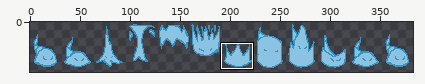
Two states of a sprite sheet, Assets/Assets/SlimeCharacter/BazStuffCharacterAbsorbLeft.png. Above: a wide view before the commit, with the close-up outlined.
Close-up. Earlier state:
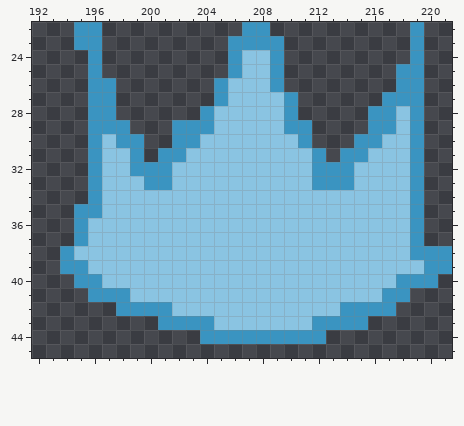
The file is 384x64 pixels. Shown: x 192..221, y 22..45. The wide view leaves out empty margins. The commit also changed other parts of the picture, which this record leaves out.
After the commit:
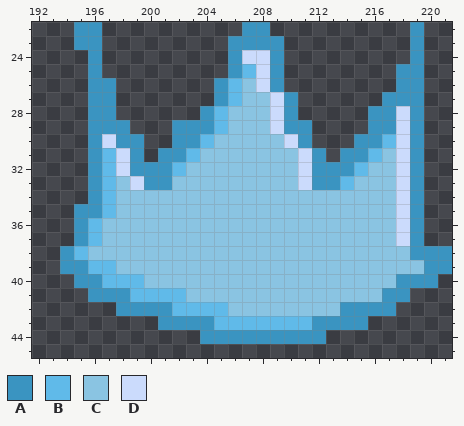
Palette (. is transparent): A #3a94c1  B #60bae9  C #8ac4e2  D #cbdbfc
Edits made:
Changed rows in their new state; - is an unchanged pixel.
first column x 195:
24 ------------DD----------
25 ------------BD----------
26 -----------B-D----------
27 -----------B--D---------
28 ----------B---D--------D
29 ----------B---D--------D
30 --D------B-----D------BD
31 --BD----B-------D----B-D
32 --BD---B--------D---B--D
33 --B-D-----------D--B---D
34 --B--------------------D
35 --B--------------------D
36 -B---------------------D
37 -B---------------------D
38 B-----------------------
39 -BB---------------------
40 --BBB-------------------
41 ----BBBB----------------
42 -------BBBB-------------
43 ----------BBBBBBB-------
